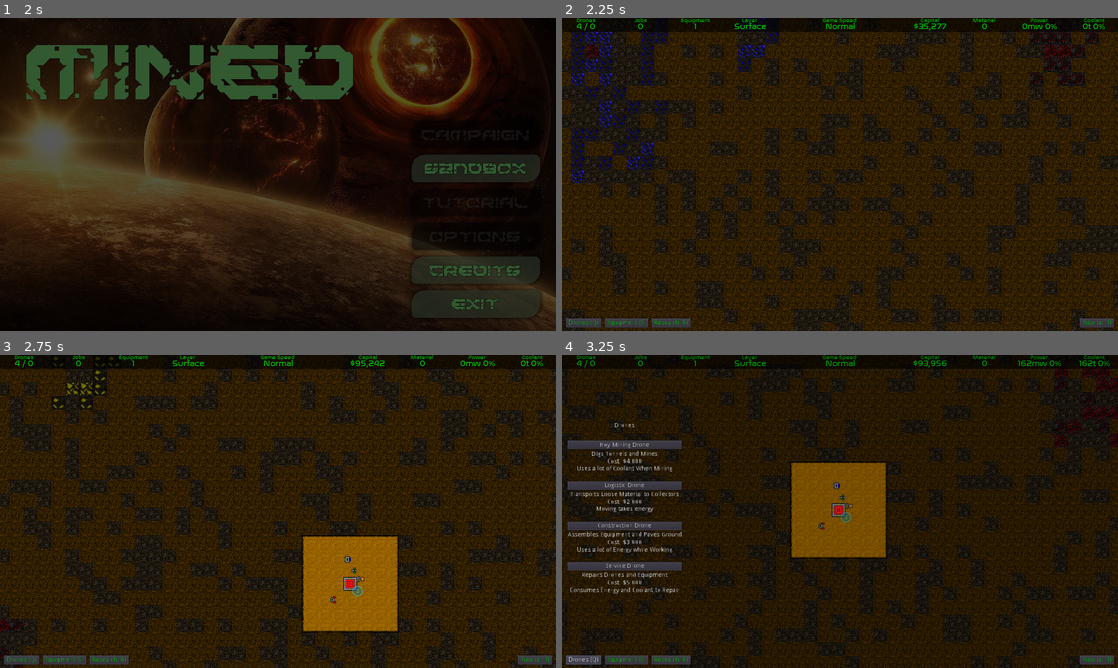
Above: before the commit, frames 1-4 (two rows, left to right).
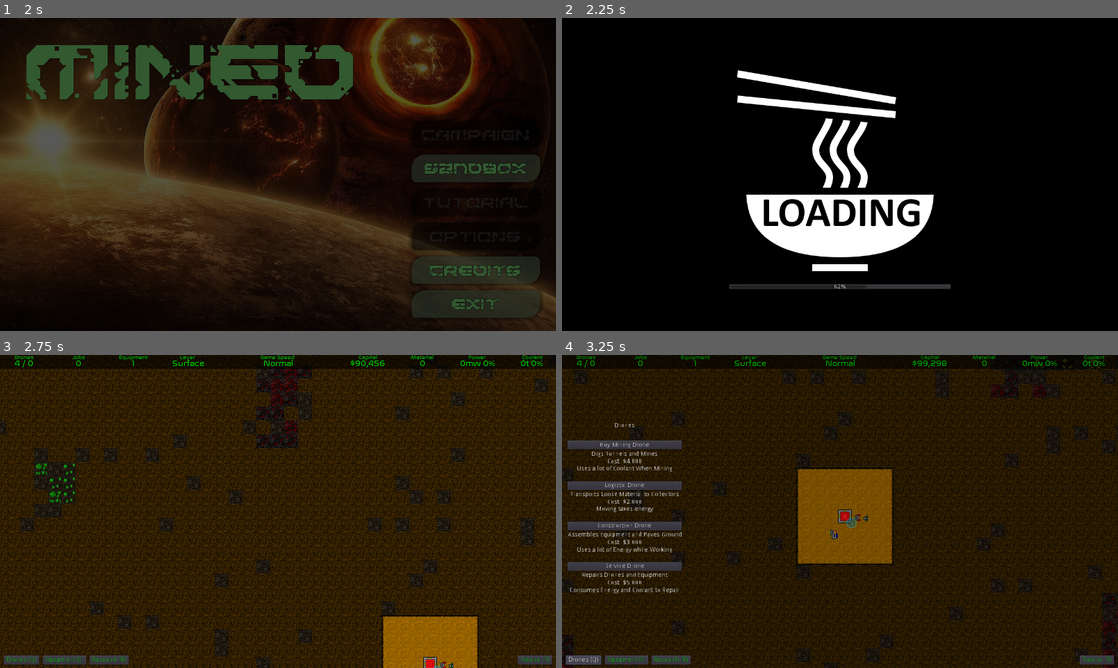
Above: after the commit, the same moments.

Repository: EgEbner16/mined-game-2020-archived
Game: Godot game, scene res://Splash.tscn
Same seed, same stepped clock (60 frames per second), same inputs: the game is played once before the commit and once after it.
Inputs (mouse positions are in pixels of both pictures, inside the frame that each line leads up to):
- Up to frame 1 (2 s): tap Enter at 0.5 s; move the mouse to (400, 158) at 0.52 s; press the mouse at (400, 158) at 0.53 s; tap C (next_layer) at 0.8, 1.35 s; tap Space (game_speed_pause) at 1.25 s; move the mouse to (166, 190) at 1.27 s; release the mouse at (166, 190) at 1.28 s; tap M at 1.55 s
- Up to frame 2 (2.25 s): click "sandbox" at 2 s
- Up to frame 3 (2.75 s): no input
- Up to frame 4 (3.25 s): click "Drones (Q)" at 2.75 s

Frame 1 is identical in both runs. In frame 2, 81% of the frame differs, in the area x 0-100%, y 0-100%; in frame 3, 39%; in frame 4, 25%.

Commit message:
Layer system work

Diff:
--- a/entities/actors/Destination.gd
+++ b/entities/actors/Destination.gd
@@ -72,7 +72,7 @@
 		step = {'action': self.steps_action[0], 'data': self.steps_data[0]}
 		self.steps_action.remove(0)
 		self.steps_data.remove(0)
-		print('Size: %s' % self.steps_action.size())
+#		print('Size: %s' % self.steps_action.size())
 	else:
 		step =  {'action': 'arrived', 'data': true}
 	return step
--- a/entities/actors/drones/LogisticDrone.gd
+++ b/entities/actors/drones/LogisticDrone.gd
@@ -38,7 +38,7 @@
 					drop_off_location = Vector2(closest_collector.position.x + 16, closest_collector.position.y)
 					drop_off_layer_number = closest_collector.layer.number
 					go_to_destination(Vector2(closest_collector.position.x + 16, closest_collector.position.y), closest_collector.layer.number)
-					print('going home! %s' % closest_collector.layer.number)
+#					print('going home! %s' % closest_collector.layer.number)
 
 			elif working and state_manager.current_state == 'idle':
 				if has_node(job_node_path):
--- a/entities/actors/drones/ServiceDrone.gd
+++ b/entities/actors/drones/ServiceDrone.gd
@@ -29,13 +29,8 @@
 					repair_object.repair()
 					$ServiceParticles.restart()
 					clear_to_idle()
-				else:
-					moving_to_repair = false
-##					print('tacos')
-#					self.state.looking_point = repair_object.position
-#					go_to_destination(repair_object.position, repair_object.layer.number)
 
-			elif working and state_manager.current_state == 'idle':
+			if working and state_manager.current_state == 'idle':
 				if has_node(job_node_path):
 					self.speed = self.base_speed + research_manager.research_affect_list['service_drone_movement_speed_increase']
 					var job = get_node(job_node_path)
@@ -55,5 +50,4 @@
 	job_position = null
 	moving_to_repair = false
 	working = false
-	print('Service Idle')
 	change_state('idle')
--- a/game/Game.gd
+++ b/game/Game.gd
@@ -45,8 +45,8 @@
 
 	if event is InputEventKey:
 		if event.scancode == KEY_M:
+			resource_manager.gain_capital(10000)
 			pass
-#			resource_manager.gain_capital(1000)
 
 func _process(delta):
 	hud.capital_value = resource_manager.resource_handler.capital
--- a/game/Layer.gd
+++ b/game/Layer.gd
@@ -15,6 +15,8 @@
 var base_left_x = int(world_center.x - base_size.x / 2)
 var base_top_y = int(world_center.y - base_size.y / 2)
 var number: int = 0
+var number_max: int = 0
+
 
 onready var tile_manager: TileManager = $TileManager
 onready var navigation_2d: Navigation2D = $Navigation2D
@@ -28,7 +30,8 @@
 
 
 func _ready():
-	tile_manager.create_random_layer(world_size)
+	var difficulty = float(number) / float(number_max)
+	tile_manager.create_random_layer(world_size, difficulty)
 	for x in range(world_size.x):
 		for y in range(world_size.y):
 			tile_manager.update_tile(Vector2(x, y), false)
@@ -37,6 +40,8 @@
 			for y in range(base_top_y, base_top_y + base_size.y):
 				tile_manager.set_tile_index(Vector2(x, y), 0)
 		tile_manager.set_tile_index(Vector2(world_center.x - 1, world_center.y - 1), 15)
+	var terrain_color = 1.0 - (0.5 * difficulty)
+	terrain_tile_map.modulate = Color(1.0, terrain_color, terrain_color)
 
 
 func _physics_process(delta):
--- a/game/World.gd
+++ b/game/World.gd
@@ -24,6 +24,7 @@
 		var layer = LAYER.instance()
 		layer.add_to_group('layers')
 		layer.number = i
+		layer.number_max = ProjectSettings.get_setting('game/config/world_layers')
 		layer.name = str('Layer_%s' % i)
 		if i == 0:
 			layer.visible = true
--- a/game/tiles/TileManager.gd
+++ b/game/tiles/TileManager.gd
@@ -10,8 +10,11 @@
 
 var map_key: int
 
+# Determines how hard the layer is from 0.0 to 1.0
+var difficulty: float
+
 func _ready():
-	print(map_key)
+#	print(map_key)
 	tile_data_index = {
 		0: TileData.new(0, 'Ground', true, 0, 0, 0),
 		1: TileData.new(1, 'Mined Ground', true, 0, 0, 0),
@@ -69,7 +72,11 @@
 	create_tile(tile_location, randi() % 10 + 4)
 
 func create_random_mass_tile(tile_location: Vector2) -> void:
-	if randi() % 4 == 1:
+	var layer_number = get_parent().number
+	var rock_chance = ceil(20 / (layer_number + 1))
+	if rock_chance < 1:
+		rock_chance = 1
+	if randi() % int(rock_chance) == 1:
 		create_tile(tile_location, 5)
 	else:
 		create_tile(tile_location, 4)
@@ -113,7 +120,8 @@
 			elif randi() % 2 == 1:
 				create_tile(Vector2(x, y), 5)
 
-func create_random_layer(world_size: Vector2) -> void:
+func create_random_layer(world_size: Vector2, difficulty : float) -> void:
+	self.difficulty = difficulty
 	var world_center = world_size / 2
 	var vein_avoid_size = base_size.x * 2
 	var vein_avoid_min_x = int(world_center.x - vein_avoid_size)
--- /dev/null
+++ b/global/GlobalSceneLoader.gd
@@ -0,0 +1,66 @@
+extends Node
+
+
+var loader
+var wait_frames
+var time_max = 100 # msec
+var current_scene
+
+
+func goto_scene(path): # game requests to switch to this scene
+	var root = get_tree().get_root()
+	current_scene = root.get_child(root.get_child_count() -1)
+	print('Current Scene %s' % current_scene.name)
+	loader = ResourceLoader.load_interactive(path)
+	if loader == null: # check for errors
+#		show_error()
+		return
+	set_process(true)
+
+	wait_frames = 1
+
+
+func _process(time):
+	if loader == null:
+		# no need to process anymore
+		set_process(false)
+		return
+
+	if wait_frames > 0: # wait for frames to let the "loading" animation to show up
+		wait_frames -= 1
+		return
+
+		# poll your loader
+	var err = loader.poll()
+
+	if err == ERR_FILE_EOF: # load finished
+		var resource = loader.get_resource()
+		loader = null
+		current_scene.queue_free() # get rid of the old scene
+		set_new_scene(resource)
+	elif err == OK:
+		update_progress()
+	else: # error during loading
+#			show_error()
+		loader = null
+
+	var t = OS.get_ticks_msec()
+	while OS.get_ticks_msec() < t + time_max: # use "time_max" to control how much time we block this thread
+		pass
+
+
+func update_progress():
+	var progress = float(loader.get_stage()) / loader.get_stage_count()
+	# update your progress bar?
+	current_scene.progress_bar.value = progress * 100
+
+#	# or update a progress animation?
+#	var len = get_node("animation").get_current_animation_length()
+#
+#	# call this on a paused animation. use "true" as the second parameter to force the animation to update
+#	get_node("animation").seek(progress * len, true)
+
+
+func set_new_scene(scene_resource):
+	current_scene = scene_resource.instance()
+	get_node("/root").add_child(current_scene)
--- a/interface/EquipmentPlacement.gd
+++ b/interface/EquipmentPlacement.gd
@@ -1,15 +1,20 @@
 extends Node2D
 
+
 class_name EquipmentPlacement
+
 
 onready var world: GameWorld = get_node('/root/Game/World')
 onready var inner_rect = $InnerNinePatchRect
 onready var outer_rect = $OuterNinePatchRect
 
+
 var state_active = false
 var elevator_placement = false
 var valid_placement = false
 var active_layer: WorldLayer
+var world_layers = ProjectSettings.get_setting('game/config/world_layers')
+
 
 func _ready():
 	hide()
@@ -46,15 +51,17 @@
 
 func placement_area_valid(layer_number: int, tile_location: Vector2) -> bool:
 	var layer = world.get_node('Layer_%s' % layer_number)
-	var next_layer = world.get_node('Layer_%s' % (layer_number + 1))
 	var valid = true
 	for pos_x in range(-1, 2):
 		for pos_y in range(-1, 2):
 			if not layer.tile_manager.tile_is_empty(Vector2(tile_location.x + pos_x, tile_location.y + pos_y)):
 				valid = false
 			if self.elevator_placement:
-				# need to check for bottom of world
-				if not next_layer.tile_manager.tile_is_elevator_safe(Vector2(tile_location.x + pos_x, tile_location.y + pos_y)):
+				if layer_number + 1 > world_layers:
+					var next_layer = world.get_node('Layer_%s' % (layer_number + 1))
+					if not next_layer.tile_manager.tile_is_elevator_safe(Vector2(tile_location.x + pos_x, tile_location.y + pos_y)):
+						valid = false
+				else:
 					valid = false
 	if valid:
 		return true
--- a/interface/TutorialInterface.tscn
+++ b/interface/TutorialInterface.tscn
@@ -24,9 +24,9 @@
 alignment = 1
 
 [node name="Label" type="Label" parent="ColorRect/HBoxContainer/VBoxContainer" index="0"]
-margin_top = 149.0
+margin_top = 115.0
 margin_right = 844.0
-margin_bottom = 571.0
+margin_bottom = 605.0
 text = "Tutorial Information
 
 - The goal of the game is to make as much Capital as possible.
@@ -41,14 +41,18 @@
 - The harder the gem the more coolant it requires be carful when giving mining orders.
 - Watch your resources and make smart descisions on how to spend your Capital.
 - Research upgrades that match you overall mine needs and make sure to balance against equipment.
+- The further down you go the harder it is to mine.
 
 Controls
 
 - W S A D to move the camera around.
+- C goes down a layer.
+- F goes up a layer.
 - Spacebar pauses and unpauses the game.
 - Mouse Wheel to zoom in and out.
 - Left click to assign digging command.
 - Right click to cancel digging command.
 - Q opens drone menu
 - E opens equipment menu
-- R opens research menu"
+- R opens research menu
+- T opens this tutorial menu"
--- a/menus/Loading.gd
+++ b/menus/Loading.gd
@@ -1,4 +1,10 @@
 extends Control
 
+
+onready var progress_bar = $HBoxContainer/VBoxContainer/ProgressBar
+
+
 func _on_Timer_timeout():
-	get_tree().change_scene("res://game/Game.tscn")
+#	get_tree().change_scene("res://game/Game.tscn")
+	GlobalSceneLoader.goto_scene("res://game/Game.tscn")
+	pass
--- a/menus/Loading.tscn
+++ b/menus/Loading.tscn
@@ -2,7 +2,6 @@
 
 [ext_resource path="res://assets/art/screens/noodles.png" type="Texture" id=1]
 [ext_resource path="res://menus/Loading.gd" type="Script" id=2]
-
 
 [node name="Loading" type="Control"]
 anchor_right = 1.0
@@ -35,13 +34,18 @@
 alignment = 1
 
 [node name="TextureRect" type="TextureRect" parent="HBoxContainer/VBoxContainer"]
-margin_top = 104.0
+margin_top = 95.0
 margin_right = 512.0
-margin_bottom = 616.0
+margin_bottom = 607.0
 texture = ExtResource( 1 )
 __meta__ = {
 "_edit_use_anchors_": false
 }
+
+[node name="ProgressBar" type="ProgressBar" parent="HBoxContainer/VBoxContainer"]
+margin_top = 611.0
+margin_right = 512.0
+margin_bottom = 625.0
 
 [node name="Timer" type="Timer" parent="."]
 wait_time = 0.1
--- a/menus/MainMenu.tscn
+++ b/menus/MainMenu.tscn
@@ -9,8 +9,6 @@
 [ext_resource path="res://resources/menu_item_pressed_styleboxflat.tres" type="StyleBox" id=7]
 [ext_resource path="res://resources/menu_item_focus_styleboxflat.tres" type="StyleBox" id=8]
 [ext_resource path="res://resources/menu_item_disabled_styleboxflat.tres" type="StyleBox" id=9]
-
-
 
 [sub_resource type="Animation" id=1]
 resource_name = "Fade"
--- a/project.godot
+++ b/project.godot
@@ -312,6 +312,10 @@
 config/description="Planetary mining game."
 run/main_scene="res://Splash.tscn"
 
+[autoload]
+
+GlobalSceneLoader="*res://global/GlobalSceneLoader.gd"
+
 [display]
 
 window/size/width=1280
@@ -324,7 +328,7 @@
 config/tile_size=32
 config/base_size=Vector2( 7, 7 )
 config/world_size=Vector2( 240, 240 )
-config/world_layers=2
+config/world_layers=4
 config/starting_capital=100000
 
 [input]
